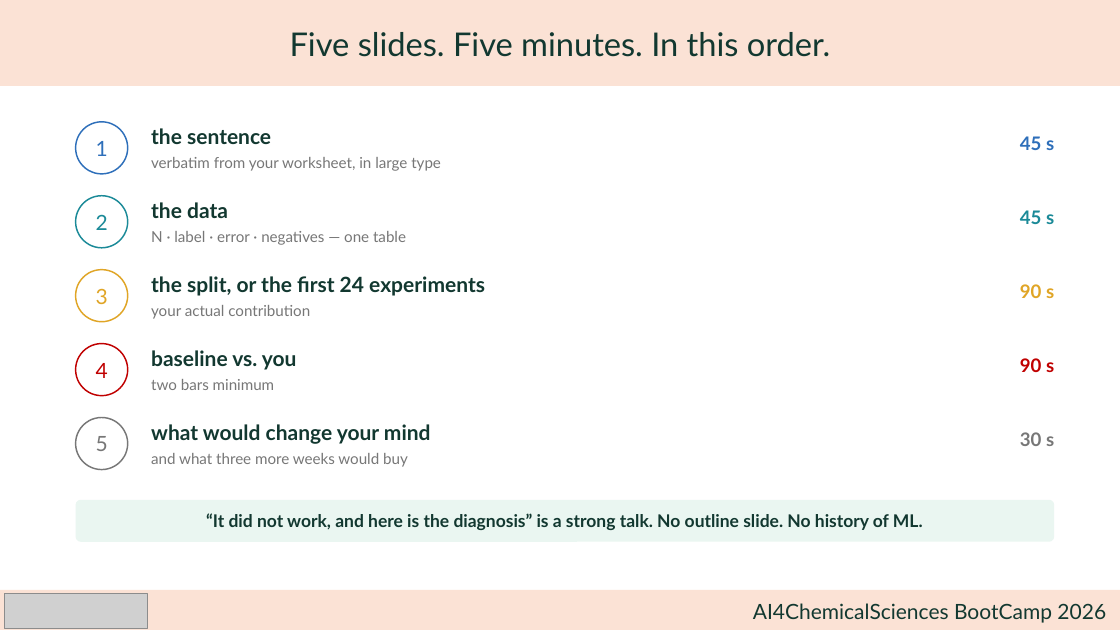
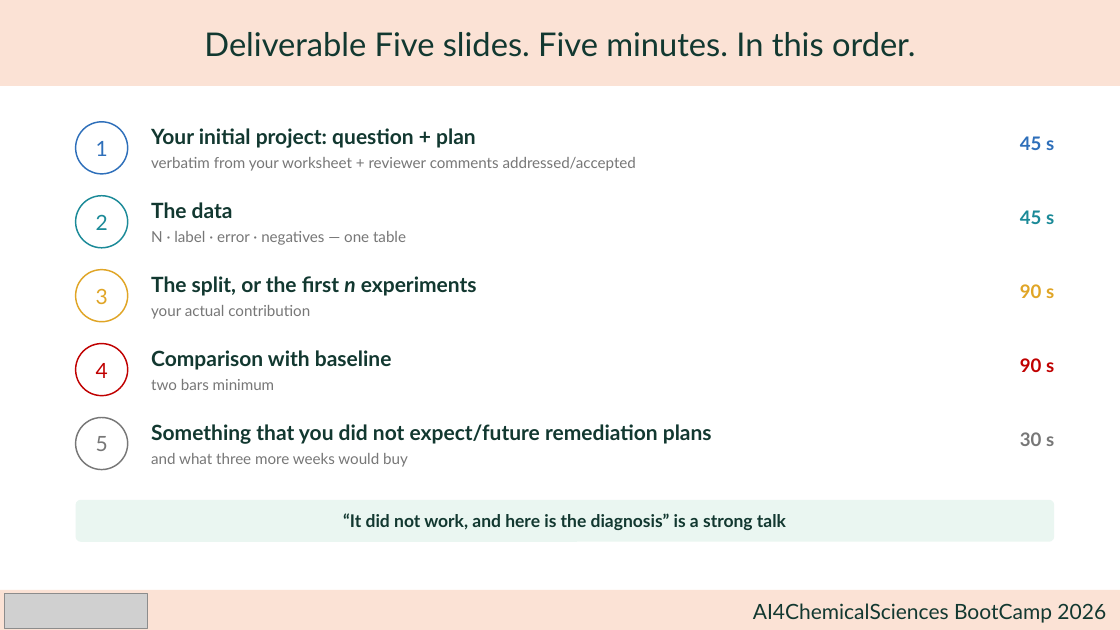
Before and after one commit to julschleinitz/ai4chemistry-bootcamp, a slide deck: slide 19 of personnal_project_1/hackathon_kickoff-frame-your-project_vf.pptx (slide 20 before the commit). Drawn at 1120x630 pixels with LibreOffice and Linux fonts; fonts in the diff are those of the drawing; grey boxes stand for pictures. Boxes give left, top, right and bottom in pixels: in the first picture for what was removed or moved away, otherwise in the second. Text is boxed around its words. In the diff, an @@ line names an element or a change of style, - is before the commit and + after.

Commit message:
personnal projects

```diff
--- a/personnal_project_1/hackathon_kickoff-frame-your-project_vf.pptx
+++ b/personnal_project_1/hackathon_kickoff-frame-your-project_vf.pptx
@@ text in rectangle at (204, 32, 916, 57): text changed @@
-Five slides. Five minutes. In this order.
+Deliverable Five slides. Five minutes. In this order.
@@ text at (151, 128, 476, 148): text changed @@
-the sentence
+Your initial project: question + plan
@@ text at (151, 157, 636, 171): text changed @@
-verbatim from your worksheet, in large type
+verbatim from your worksheet + reviewer comments addressed/accepted
@@ text at (151, 202, 233, 218): text changed @@
-the data
+The data
@@ text at (151, 276, 477, 296): text changed @@
-the split, or the first 24 experiments
+The split, or the first n experiments
@@ text at (151, 350, 392, 370): text changed @@
-baseline vs. you
+Comparison with baseline
@@ text at (151, 424, 712, 444): text changed @@
-what would change your mind
+Something that you did not expect/future remediation plans
@@ text in rounded rectangle at (343, 513, 786, 530): text changed @@
-“It did not work, and here is the diagnosis” is a strong talk. No outline slide. No history of ML.
+“It did not work, and here is the diagnosis” is a strong talk
```
Also in this commit, not shown: 5 other slides changed, 1 slide removed, 2 other files.
